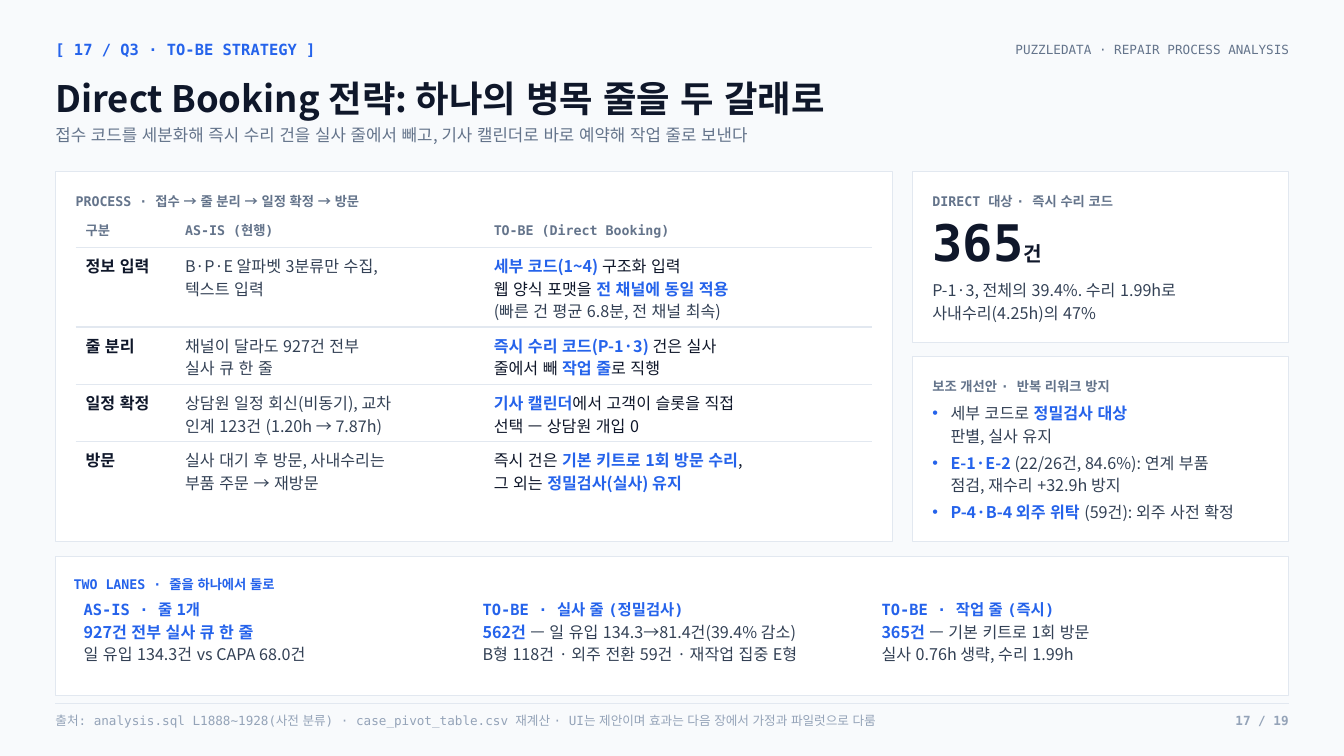
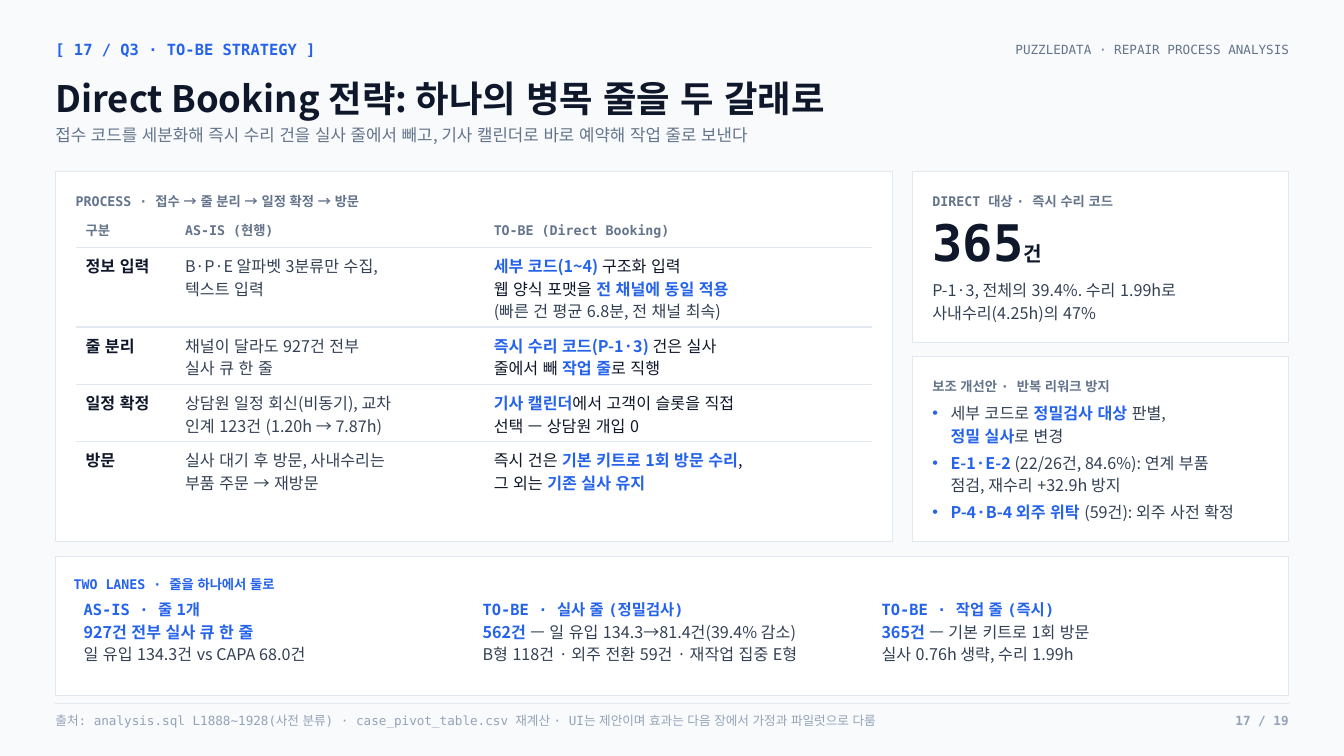
Before and after one commit to nus1245/puzzle_data, a slide deck: slide 17 of outputs/pptx/puzzledata_repair_report.pptx. Drawn at 1344x756 pixels with LibreOffice and Linux fonts; fonts in the diff are those of the drawing. Boxes give left, top, right and bottom in pixels: in the first picture for what was removed or moved away, otherwise in the second. Text is boxed around its words. In the diff, an @@ line names an element or a change of style, - is before the commit and + after.

```diff
--- a/outputs/pptx/puzzledata_repair_report.pptx
+++ b/outputs/pptx/puzzledata_repair_report.pptx
@@ text at (951, 405, 1166, 444): text changed @@
-• 세부 코드로 정밀검사 대상
-  판별, 실사 유지
+• 세부 코드로 정밀검사 대상 판별,
+  정밀 실사로 변경
@@ text at (494, 452, 742, 491): text changed @@
-즉시 건은 기본 키트로 1회 방문 수리,
-그 외는 정밀검사(실사) 유지
+즉시 건은 기본 키트로 1회 방문 수리,
+그 외는 기존 실사 유지
```
Also in this commit, not shown: 2 other files.
